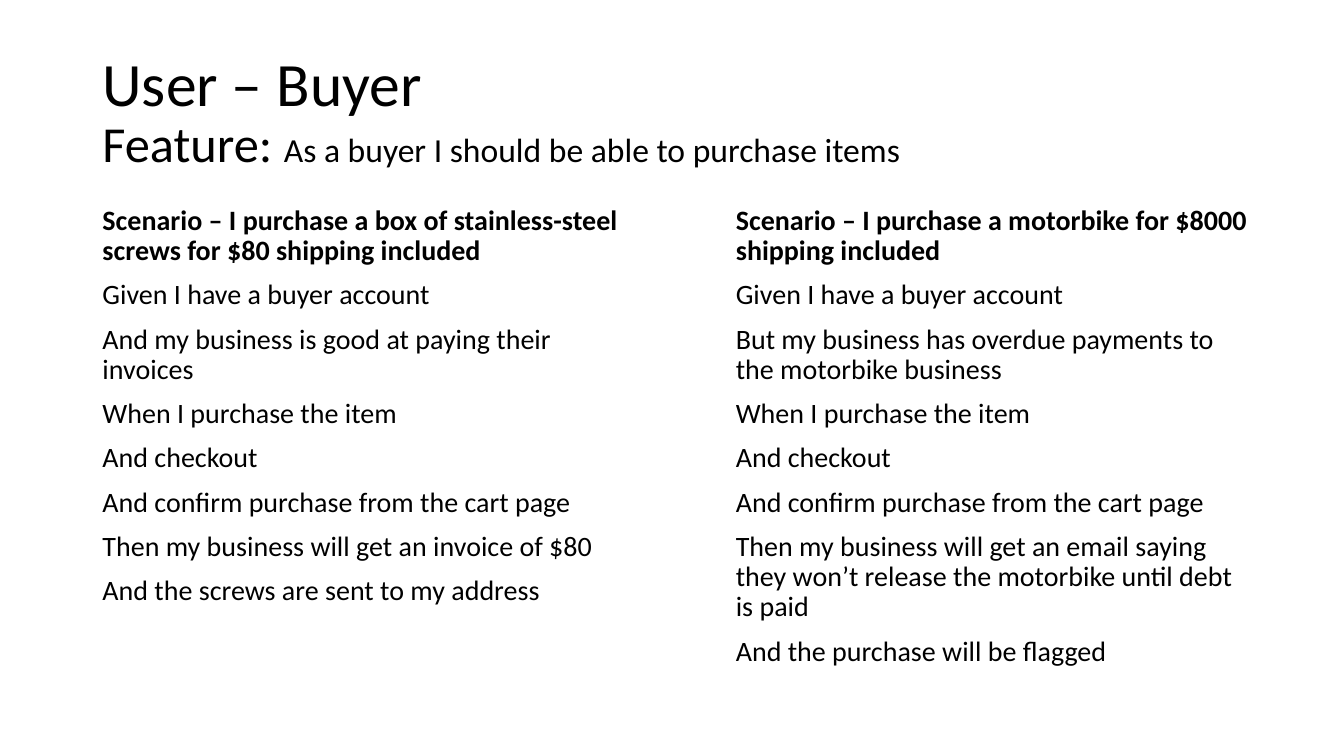
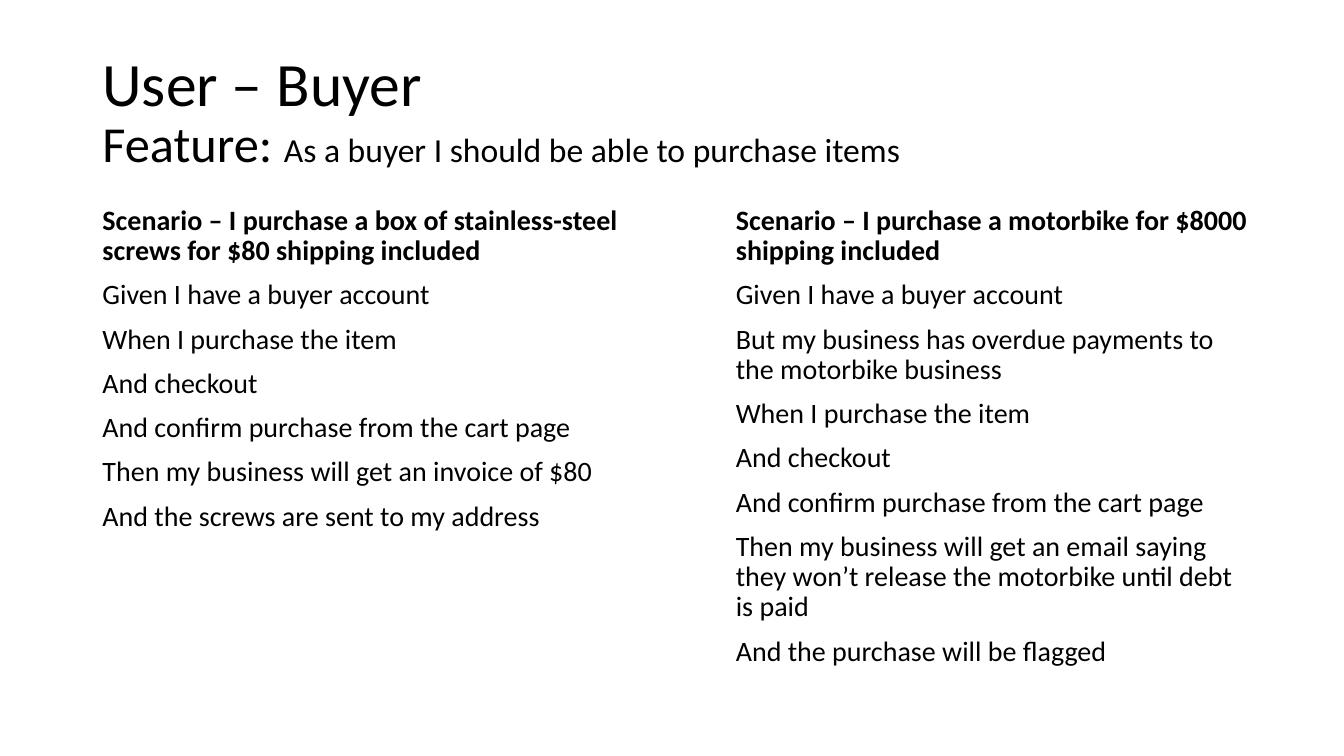
Before and after one commit to jameshutchy/Best-Practice-PHP, a slide deck: slide 26 of BCDE224 - Assessment 2 - James Hutchinson/BCDE244-Assesment 2 - James Hutchinson.pptx (slide 24 before the commit). Drawn at 1344x756 pixels with LibreOffice and Linux fonts; fonts in the diff are those of the drawing. Boxes give left, top, right and bottom in pixels: in the first picture for what was removed or moved away, otherwise in the second. Text is boxed around its words. In the diff, an @@ line names an element or a change of style, - is before the commit and + after.

```diff
--- a/BCDE224 - Assessment 2 - James Hutchinson/BCDE244-Assesment 2 - James Hutchinson.pptx
+++ b/BCDE224 - Assessment 2 - James Hutchinson/BCDE244-Assesment 2 - James Hutchinson.pptx
@@ text at (x1=102, y1=329, x2=550, y2=380): paragraph removed @@
-And my business is good at paying their invoices
```
Also in this commit, not shown: 4 other slides changed, 2 slides added, 12 other files.
